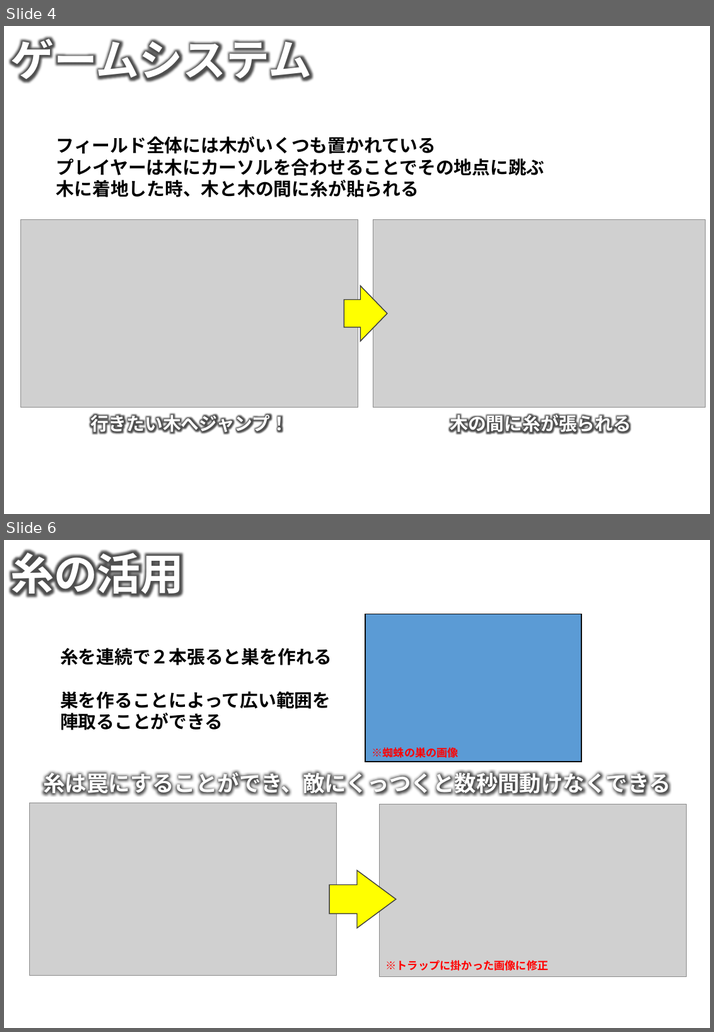
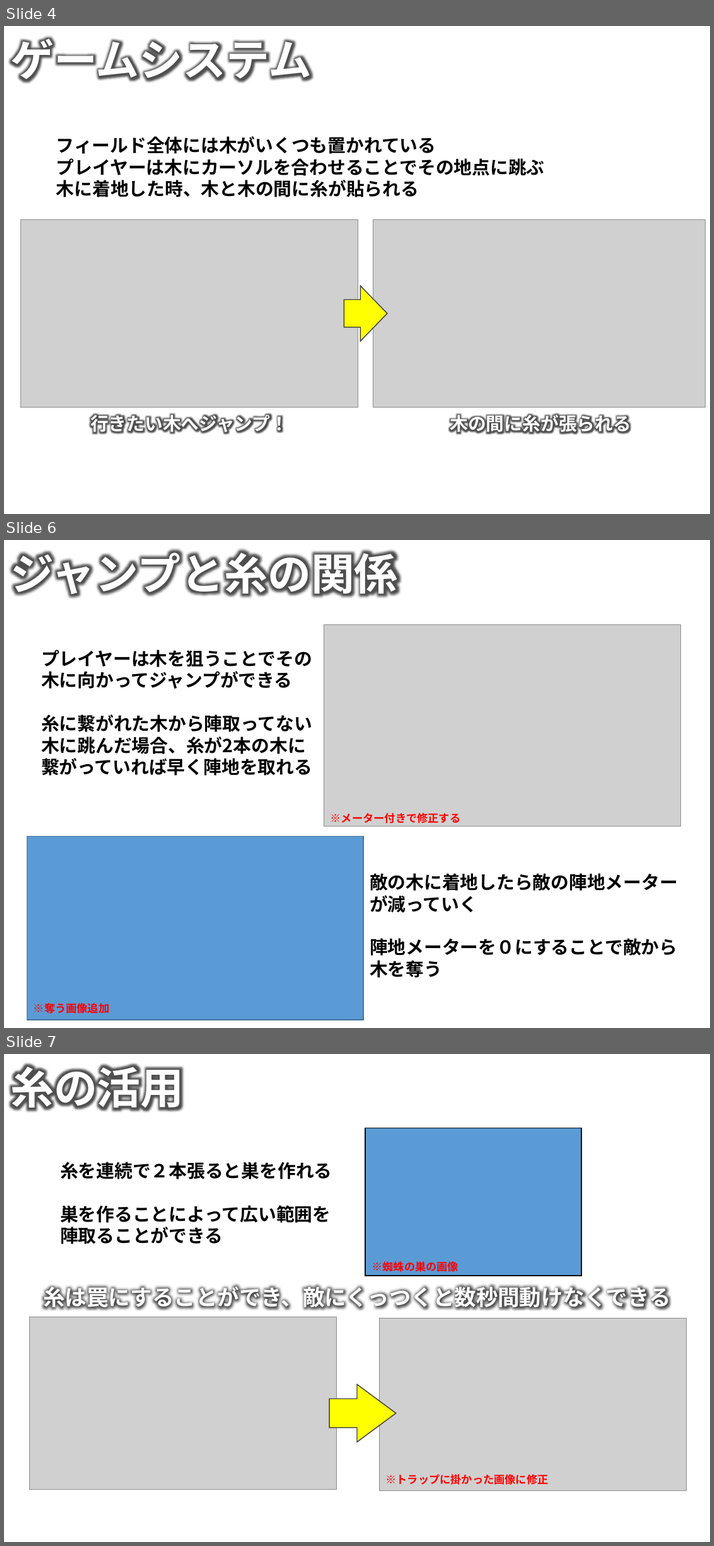
Before and after one commit to NHGC20172H02/PL, a slide deck: 企画や仕様(統合用)/String Territory(修正版).pptx. Shown one above the other, each under a label of ours: slides 4 and 6 before the commit, slides 4, 6 and 7 after it; the slides between them are not shown. The pictures are 714x1032 and 714x1546 pixels, drawn with LibreOffice and Linux fonts; fonts in the diff are those of the drawing; grey boxes stand for pictures; background and template pictures are left out. Boxes give left, top, right and bottom in pixels: in the first picture for what was removed or moved away, otherwise in the second. Text is boxed around its words. In the diff, an @@ line names an element or a change of style, - is before the commit and + after.

Commit message:
2Dリソースゲージ関係

```diff
--- a/企画や仕様(統合用)/String Territory(修正版).pptx
+++ b/企画や仕様(統合用)/String Territory(修正版).pptx
@@ slide 6 added at box(4, 540, 710, 1028), background #FFFFFF @@
@@ text added at box(10, 549, 398, 598), 48 pt, text #FFFFFF, bold @@
+ジャンプと糸の関係
@@ picture added at box(324, 624, 681, 826) @@
@@ text added at box(41, 650, 312, 754), 20 pt, text #000000, bold @@
+プレイヤーは木を狙うことでその木に向かってジャンプができる
+糸に繋がれた木から陣取ってない木に跳んだ場合、糸が2本の木に繋がっていれば早く陣地を取れる
@@ text added at box(330, 813, 461, 824), 12 pt, text #FF0000, bold @@
+※メーター付きで修正する
@@ rectangle added at box(27, 837, 363, 1020), fill #5B9BD5, outline #43739E 1 pt @@
@@ text added at box(369, 873, 677, 956), 20 pt, text #000000, bold @@
+敵の木に着地したら敵の陣地メーターが減っていく
+陣地メーターを０にすることで敵から木を奪う
@@ text added at box(34, 1003, 109, 1014), 12 pt, text #FF0000, bold @@
+※奪う画像追加
@@ what was slide 6 is now slide 7 @@
```
Also in this commit, not shown: 1 slide changed, 1 slide removed, 13 other files.
